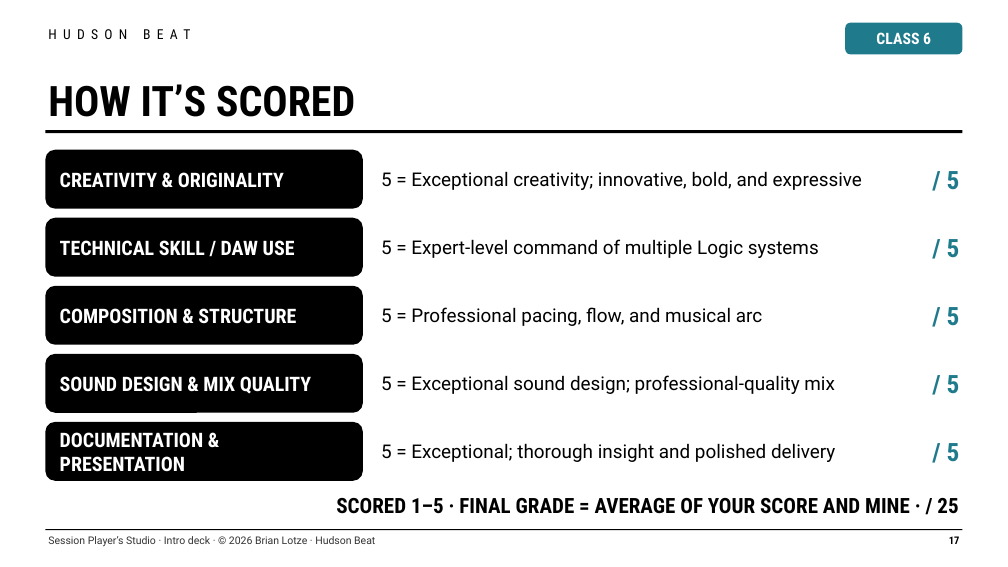
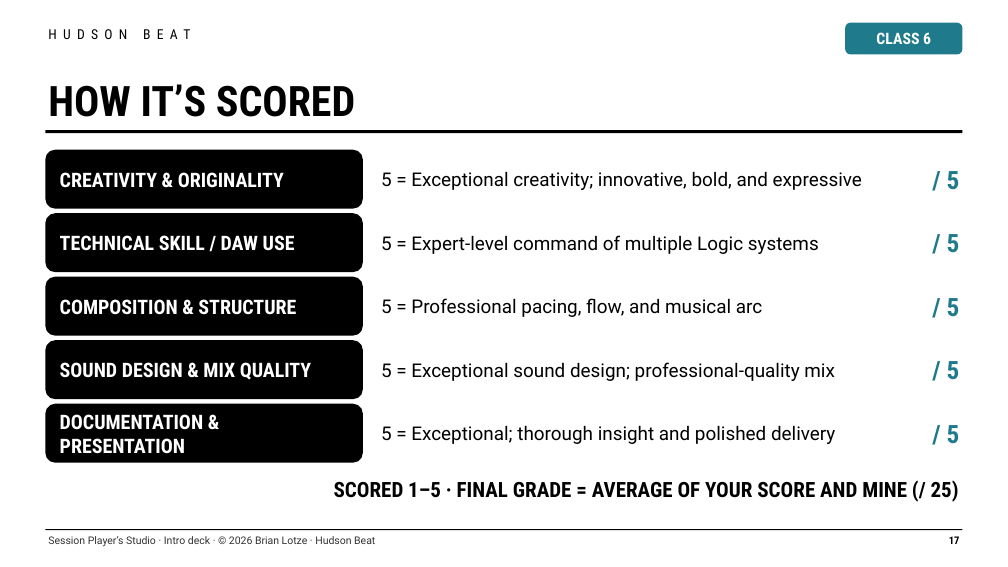
Before and after one commit to brianlotzemusic-glitch/WaltyCal, a slide deck: slide 17 of tpt/026-dmp2-session-players-studio/session-players-studio-intro-deck.pptx. Drawn at 1008x567 pixels with LibreOffice and Linux fonts; fonts in the diff are those of the drawing. Boxes give left, top, right and bottom in pixels: in the first picture for what was removed or moved away, otherwise in the second. Text is boxed around its words. In the diff, an @@ line names an element or a change of style, - is before the commit and + after.

```diff
--- a/tpt/026-dmp2-session-players-studio/session-players-studio-intro-deck.pptx
+++ b/tpt/026-dmp2-session-players-studio/session-players-studio-intro-deck.pptx
@@ 3 texts, 1 rounded rectangle: place and size @@
-3 texts, 1 rounded rectangle at (45,218,960,277)
+3 texts, 1 rounded rectangle at (45,213,960,272)
@@ 3 texts, 1 rounded rectangle: place and size @@
-3 texts, 1 rounded rectangle at (45,286,960,345)
+3 texts, 1 rounded rectangle at (45,277,960,336)
@@ 3 texts, 1 rounded rectangle: place and size @@
-3 texts, 1 rounded rectangle at (45,354,960,413)
+3 texts, 1 rounded rectangle at (45,340,960,399)
@@ 3 texts, 1 rounded rectangle: place and size @@
-3 texts, 1 rounded rectangle at (45,422,960,481)
+3 texts, 1 rounded rectangle at (45,404,960,463)
@@ text at (334,480,959,502): text changed @@
-SCORED 1–5 · FINAL GRADE = AVERAGE OF YOUR SCORE AND MINE · / 25
+SCORED 1–5 · FINAL GRADE = AVERAGE OF YOUR SCORE AND MINE (/ 25)
```
Also in this commit, not shown: 26 other files.
